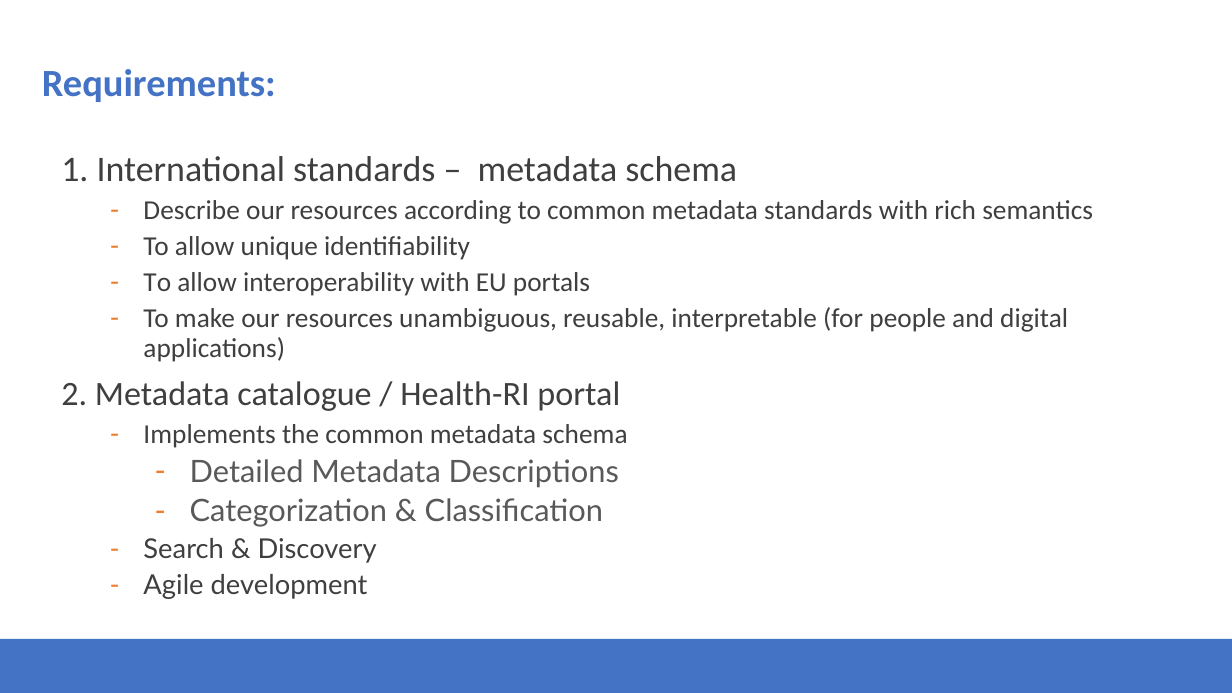
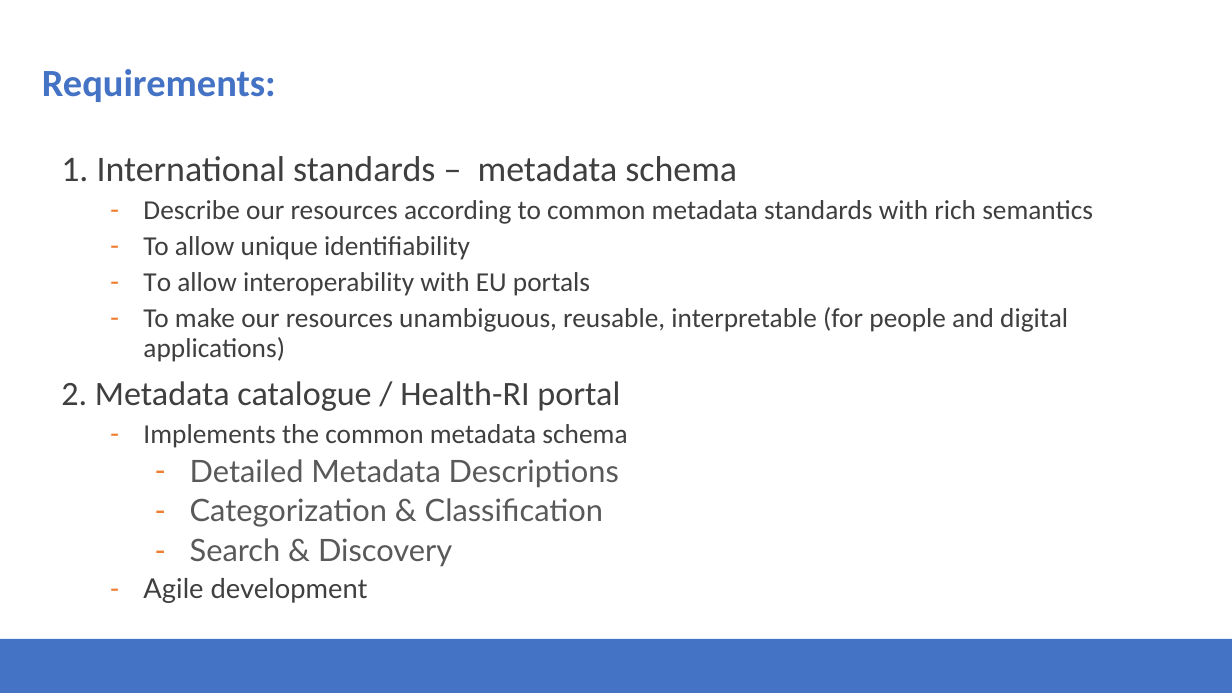
Before and after one commit to Health-RI/health-ri-metadata, a slide deck: slide 3 of Presentations/31082023HRI_Metadata_Schema_ImagingGroup_KickOff.pptx. Drawn at 1232x693 pixels with LibreOffice and Linux fonts; fonts in the diff are those of the drawing; background and template pictures are left out. Boxes give left, top, right and bottom in pixels: in the first picture for what was removed or moved away, otherwise in the second. Text is boxed around its words. In the diff, an @@ line names an element or a change of style, - is before the commit and + after.

```diff
--- a/Presentations/31082023HRI_Metadata_Schema_ImagingGroup_KickOff.pptx
+++ b/Presentations/31082023HRI_Metadata_Schema_ImagingGroup_KickOff.pptx
@@ text at (x1=190, y1=538, x2=452, y2=567): size 21.3 to 24 pt, text colour #3F3F3F to #595959 in "Search & Discovery"; list level 2 to 3 in "Search & Discovery" @@
```
Also in this commit, not shown: 16 other slides changed, 1 slide removed.
